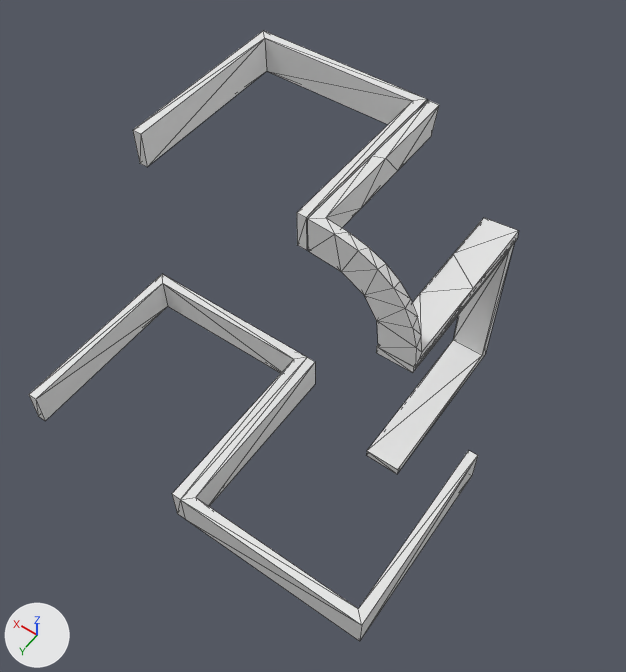
The OBJ model data/bmc/SET_4W2C/t_300.obj: old version first, new version second.
The view is the same before and after, from a 50 mm lens placed at (-0.791, 1.083, 1.604), pointed at (-0.043, 0.035, -0.042). The axes (+X, +Y, +Z) are drawn at lower left. The lights are the same throughout. Mesh edges are drawn as thin lines. Where no turn or scale is listed for an object, it has been applied to the vertices.

Names of what the first picture shows: 't_300'.
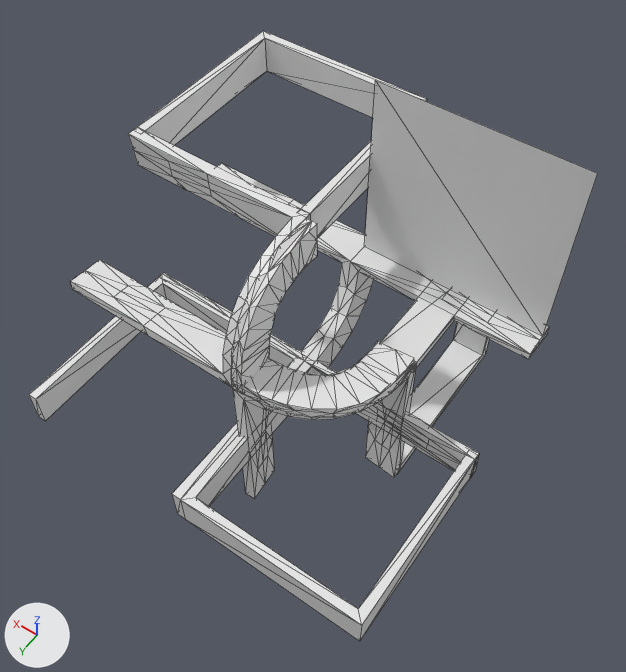
Where the change shows, as pixel boxes (x1, y1, x2, y2) in the pictures (626 x 672 px):
't_300', reshaped (16% wider)
    before: (29, 31, 519, 641)
    after: (29, 31, 598, 641)
part 1 of me_t_300, added
    after: (70, 130, 416, 499)
part 2 of me_t_300, added
    after: (159, 163, 549, 480)
part 3 of me_t_300, cut back
    before: (308, 100, 519, 367)
    after: (364, 80, 598, 336)

The change, as a diff of the scene's bpy script:
```diff
--- a/data/bmc/SET_4W2C/t_300.obj.py
+++ b/data/bmc/SET_4W2C/t_300.obj.py
@@ me_t_300 @@
 # used by ob_t_300; location = (0.0, 0.0, 0.0)
-me_t_300.from_pydata(...)  # 104 vertices, 194 faces; spans x -0.5..0.5, y -0.5..0.5, z -0.5..0.3
+me_t_300.from_pydata(...)  # 470 vertices, 900 faces; spans x -0.5..0.5, y -0.5..0.5, z -0.5..0.5
+# me_t_300 part 1: a new loose piece of 276 vertices spanning x -0.301..0.5, y -0.014..0.287, z -0.5..0.301
+# me_t_300 part 2: a new loose piece of 130 vertices spanning x -0.5..0.5, y -0.286..0.014, z -0.3..0.0
+# me_t_300 part 3
+# 44 vertices are removed from x -0.304..-0.004, y -0.5..0.0, z -0.001..0.299
+# 84 faces are deleted
+# 4 vertices are added at (0.0, -0.25, 0.0), (0.0, -0.25, 0.5), (-0.5, -0.25, 0.0), (-0.5, -0.25, 0.5)
+# 2 new faces join them
```
